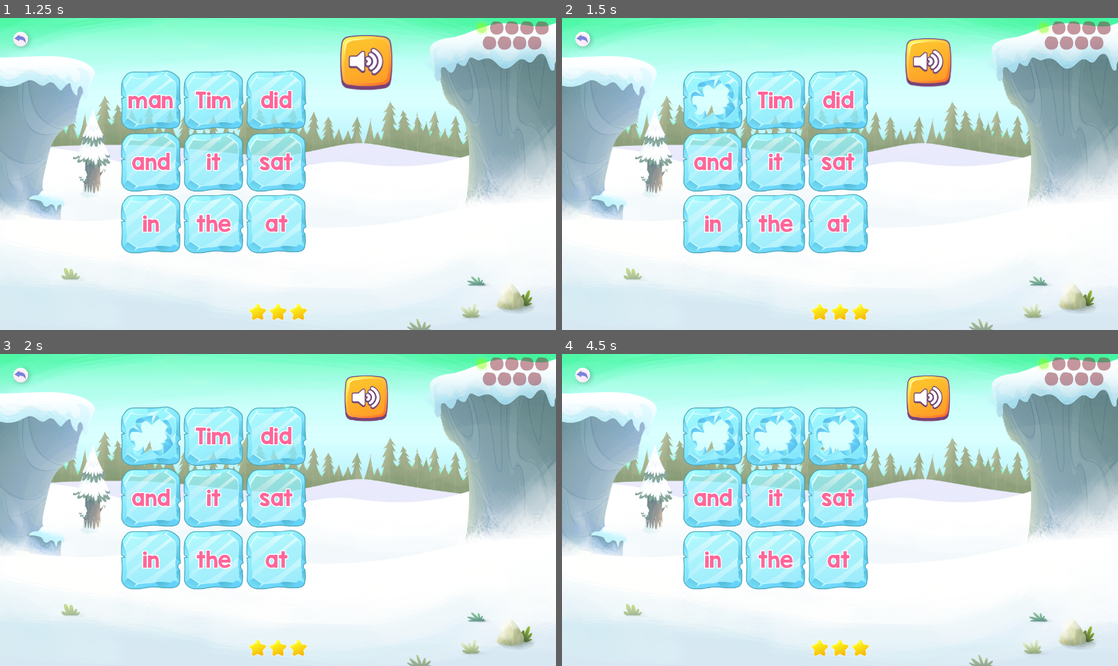
Above: before the commit, frames 1-4 (two rows, left to right).
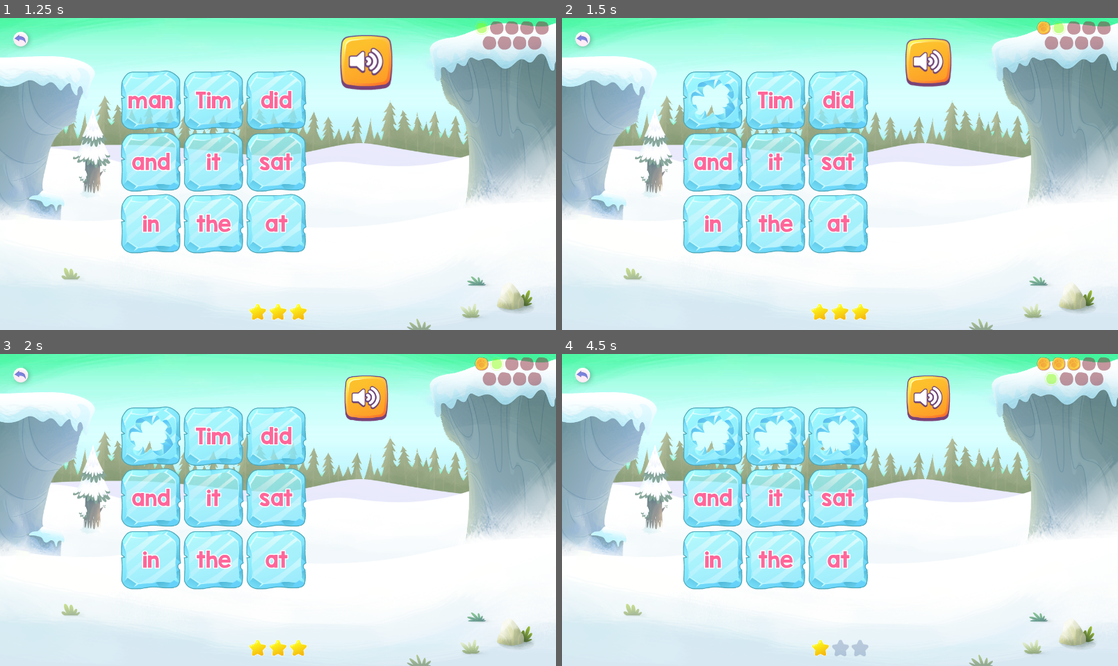
Above: after the commit, the same moments.

Repository: anatolbogun/knock-it-down-godot-port
Game: Godot game, scene res://src/game_states/main_game_state.tscn
The game is run twice, just before and just after one commit, with the same random seed, the same clock (stepped at 60 frames per second) and the same inputs.
Inputs (mouse positions are in pixels of both pictures, inside the frame that each line leads up to):
- Up to frame 1 (1.25 s): click (366, 61) at 0.5 s
- Up to frame 2 (1.5 s): click "man" at 1.25 s
- Up to frame 3 (2 s): no input
- Up to frame 4 (4.5 s): click "Tim" at 2 s; click "did" at 2.75 s; click "and" at 3.5 s; click "it" at 4.25 s

Frame 1 is identical in both runs. In frame 2, 0.2% of the frame differs, in the area x 85-91%, y 1-6%; in frame 3, 0.2%; in frame 4, 0.6%, in the area x 44-94%, y 1-97%.

Commit message:
minor additions (round/life counter)

Diff:
--- a/src/actors/lives.gd
+++ b/src/actors/lives.gd
@@ -57,7 +57,7 @@
 
 	var _life:TextureRect
 
-	if (deadLives.is_empty()):
+	if deadLives.is_empty():
 		_life = TextureRect.new()
 		add_child(_life)
 	else:
@@ -74,7 +74,7 @@
 		func (child:Node) -> bool: return child.get_meta("status") == STATUS_ALIVE
 	) as Array[Node]
 
-	if (aliveLives.is_empty()):
+	if aliveLives.is_empty():
 		return
 
 	var _life: = aliveLives.back() as Node
@@ -83,5 +83,5 @@
 
 	life_removed.emit()
 
-	if (aliveLives.size() <= 1):
+	if aliveLives.size() <= 1:
 		died.emit()
--- a/src/actors/rounds.gd
+++ b/src/actors/rounds.gd
@@ -22,7 +22,7 @@
 			func (child:Node) -> bool: return child.get_meta("status") == STATUS_INCOMPLETE
 		) as Array[Node]
 
-		if (incompleteRounds.is_empty()):
+		if incompleteRounds.is_empty():
 			return -1
 
 		return get_children().find(incompleteRounds.front())
@@ -59,12 +59,12 @@
 		func (child:Node) -> bool: return child.get_meta("status") == STATUS_INCOMPLETE
 	) as Array[Node]
 
-	if (incompleteRounds.is_empty()):
+	if incompleteRounds.is_empty():
 		return
 
 	var _round: = incompleteRounds.front() as TextureRect
 
-	if (passed):
+	if passed:
 		_round.set_meta("status", STATUS_PASSED)
 		_round.texture = load(roundPassTexture) as Texture2D
 	else:
@@ -73,7 +73,7 @@
 
 	round_completed.emit(passed)
 
-	if (incompleteRounds.size() > 1):
+	if incompleteRounds.size() > 1:
 		incompleteRounds[1].texture = load(roundCurrentTexture) as Texture2D
 	else:
 		_all_completed()
--- a/src/game_states/main_game_state.gd
+++ b/src/game_states/main_game_state.gd
@@ -30,10 +30,20 @@
 		$AudioStreamPlayer.play()
 
 func _on_words_word_clicked(word:String, button:TextureButton, label:Label) -> void:
+	# CONTINUE HERE: we need a better round counting and only proceed to the next round when the
+	# correct word was selected, but remember if it was selected on the first attempt, otherwise
+	# fail the round
+
+	# Also, handle when you run out of lives.
+
 	if word == target.word:
 		button.disabled = true
 		label.queue_free()
 		next_round()
+		$Control/Rounds.pass_round()
+	else:
+		$Control/Rounds.fail_round()
+		$Control/Lives.remove_life()
 
 func next_round() -> void:
 	var next_word = words.pop_back()
